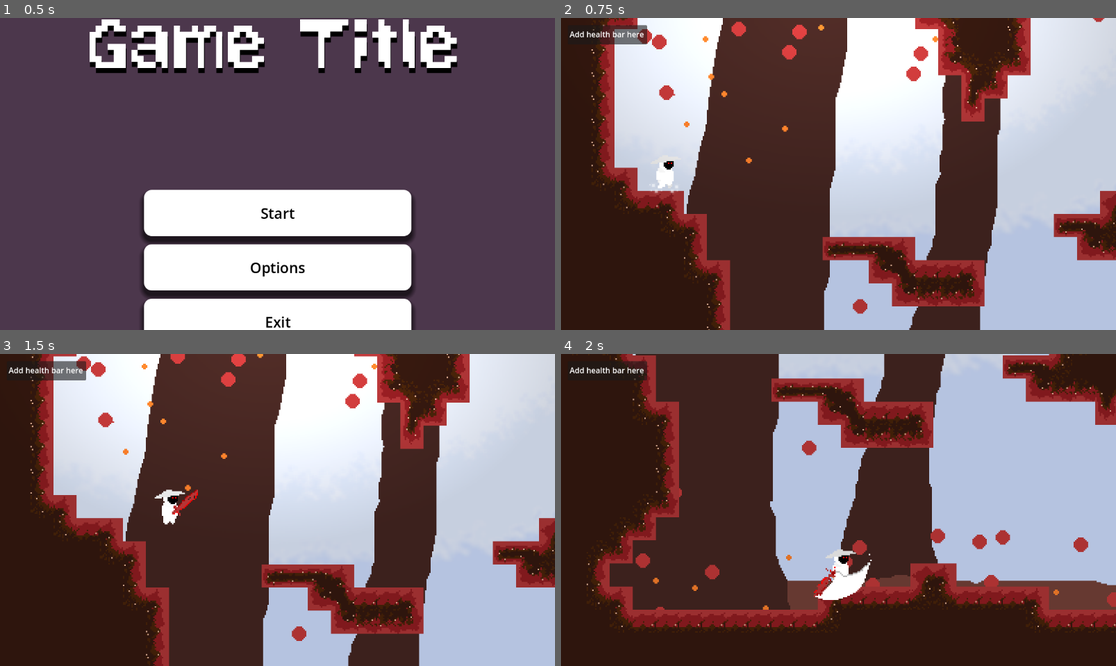
Above: before the commit, frames 1-4 (two rows, left to right).
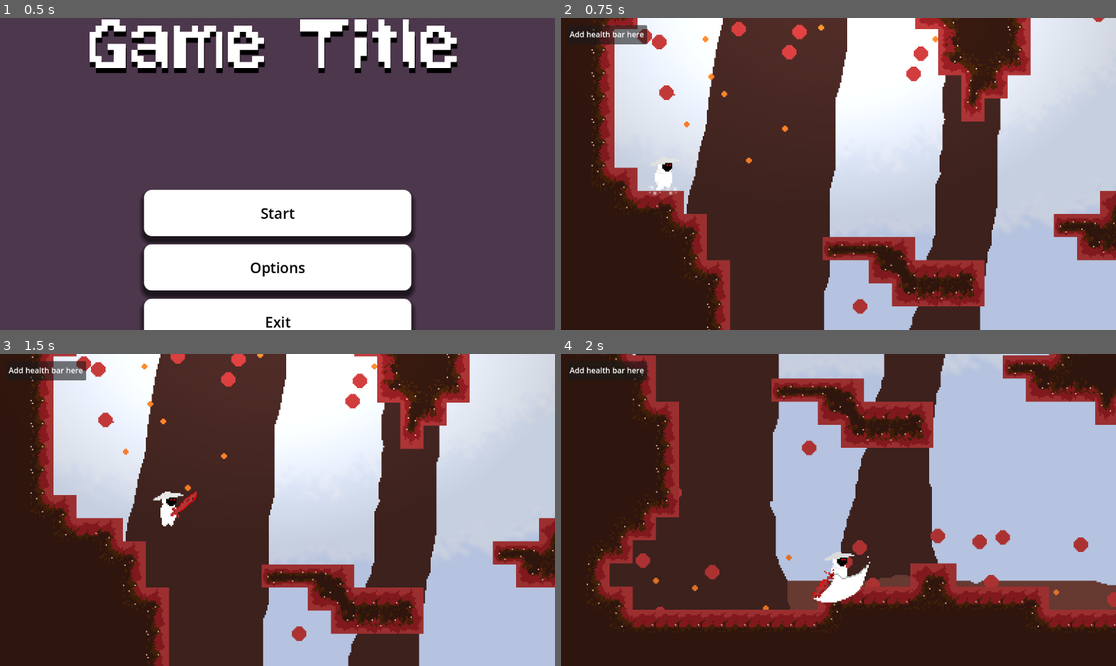
Above: after the commit, the same moments.

Repository: KirstenMayland/color2Dmetroidvania
Game: Godot game, scene res://scenes/gui/main_menu.tscn
The game is run twice, just before and just after one commit, with the same random seed, the same clock (stepped at 60 frames per second) and the same inputs.
Inputs (mouse positions are in pixels of both pictures, inside the frame that each line leads up to):
- Up to frame 1 (0.5 s): no input
- Up to frame 2 (0.75 s): click "Start" at 0.5 s
- Up to frame 3 (1.5 s): move the mouse to (399, 494) at 1.27 s; hold D (move_right) from 1.28 s (still down); click (399, 494) at 1.35 s
- Up to frame 4 (2 s): keep holding D (move_right); tap Space (jump) at 1.52 s

Frame 1 is identical in both runs. In frame 2, 0.1% of the frame differs, in the area x 15-22%, y 45-57%; in frame 3, 0.2%; in frame 4, 0.4%, in the area x 45-57%, y 62-80%.

Commit message:
sprite export fixes

Diff:
--- a/scenes/entities/player.tscn
+++ b/scenes/entities/player.tscn
@@ -11,93 +11,93 @@
 [ext_resource type="PackedScene" uid="uid://dty8yax2de5v4" path="res://scenes/components/hurtbox_component.tscn" id="14_jqlrc"]
 [ext_resource type="PackedScene" uid="uid://dodtc5a30e5v2" path="res://scenes/components/hitbox_component.tscn" id="21_iamod"]
 
-[sub_resource type="AtlasTexture" id="AtlasTexture_0wno3"]
+[sub_resource type="AtlasTexture" id="AtlasTexture_eec2u"]
 atlas = ExtResource("2_jhtnp")
-region = Rect2(0, 0, 24, 27)
-
-[sub_resource type="AtlasTexture" id="AtlasTexture_r278u"]
+region = Rect2(0, 0, 128, 128)
+
+[sub_resource type="AtlasTexture" id="AtlasTexture_ai7qo"]
 atlas = ExtResource("2_jhtnp")
-region = Rect2(24, 0, 24, 27)
-
-[sub_resource type="AtlasTexture" id="AtlasTexture_7uxeh"]
+region = Rect2(128, 0, 128, 128)
+
+[sub_resource type="AtlasTexture" id="AtlasTexture_lnjwh"]
 atlas = ExtResource("2_jhtnp")
-region = Rect2(48, 0, 24, 27)
-
-[sub_resource type="AtlasTexture" id="AtlasTexture_yjmmt"]
+region = Rect2(256, 0, 128, 128)
+
+[sub_resource type="AtlasTexture" id="AtlasTexture_6pvy4"]
 atlas = ExtResource("2_jhtnp")
-region = Rect2(72, 0, 24, 27)
-
-[sub_resource type="AtlasTexture" id="AtlasTexture_780i2"]
+region = Rect2(384, 0, 128, 128)
+
+[sub_resource type="AtlasTexture" id="AtlasTexture_45d5v"]
 atlas = ExtResource("2_jhtnp")
-region = Rect2(96, 0, 24, 27)
-
-[sub_resource type="AtlasTexture" id="AtlasTexture_c4tg7"]
+region = Rect2(512, 0, 128, 128)
+
+[sub_resource type="AtlasTexture" id="AtlasTexture_4yw5k"]
 atlas = ExtResource("2_jhtnp")
-region = Rect2(120, 0, 24, 27)
-
-[sub_resource type="AtlasTexture" id="AtlasTexture_sefit"]
+region = Rect2(640, 0, 128, 128)
+
+[sub_resource type="AtlasTexture" id="AtlasTexture_j87wv"]
 atlas = ExtResource("2_jhtnp")
-region = Rect2(144, 0, 24, 27)
-
-[sub_resource type="AtlasTexture" id="AtlasTexture_tfu57"]
+region = Rect2(768, 0, 128, 128)
+
+[sub_resource type="AtlasTexture" id="AtlasTexture_myt3w"]
 atlas = ExtResource("2_jhtnp")
-region = Rect2(168, 0, 24, 27)
-
-[sub_resource type="AtlasTexture" id="AtlasTexture_cnpoy"]
+region = Rect2(896, 0, 128, 128)
+
+[sub_resource type="AtlasTexture" id="AtlasTexture_iqweb"]
 atlas = ExtResource("2_jhtnp")
-region = Rect2(192, 0, 24, 27)
-
-[sub_resource type="AtlasTexture" id="AtlasTexture_g7471"]
+region = Rect2(1024, 0, 128, 128)
+
+[sub_resource type="AtlasTexture" id="AtlasTexture_htqk5"]
 atlas = ExtResource("2_jhtnp")
-region = Rect2(216, 0, 24, 27)
-
-[sub_resource type="AtlasTexture" id="AtlasTexture_imh7h"]
+region = Rect2(1152, 0, 128, 128)
+
+[sub_resource type="AtlasTexture" id="AtlasTexture_qlv2o"]
 atlas = ExtResource("2_jhtnp")
-region = Rect2(240, 0, 24, 27)
-
-[sub_resource type="AtlasTexture" id="AtlasTexture_rbqtv"]
+region = Rect2(1280, 0, 128, 128)
+
+[sub_resource type="AtlasTexture" id="AtlasTexture_hd8n1"]
 atlas = ExtResource("2_jhtnp")
-region = Rect2(264, 0, 24, 27)
-
-[sub_resource type="AtlasTexture" id="AtlasTexture_pptq1"]
+region = Rect2(1408, 0, 128, 128)
+
+[sub_resource type="AtlasTexture" id="AtlasTexture_356cu"]
 atlas = ExtResource("3_pwt33")
-region = Rect2(24, 0, 24, 27)
-
-[sub_resource type="AtlasTexture" id="AtlasTexture_6fp5b"]
+region = Rect2(128, 0, 128, 128)
+
+[sub_resource type="AtlasTexture" id="AtlasTexture_3ee51"]
 atlas = ExtResource("4_688it")
-region = Rect2(0, 0, 24, 27)
-
-[sub_resource type="AtlasTexture" id="AtlasTexture_4rq1a"]
+region = Rect2(0, 0, 128, 128)
+
+[sub_resource type="AtlasTexture" id="AtlasTexture_3iv8x"]
 atlas = ExtResource("4_688it")
-region = Rect2(24, 0, 24, 27)
-
-[sub_resource type="AtlasTexture" id="AtlasTexture_ki4tf"]
+region = Rect2(128, 0, 128, 128)
+
+[sub_resource type="AtlasTexture" id="AtlasTexture_3oaw1"]
 atlas = ExtResource("4_688it")
-region = Rect2(48, 0, 24, 27)
-
-[sub_resource type="AtlasTexture" id="AtlasTexture_ic8ia"]
+region = Rect2(256, 0, 128, 128)
+
+[sub_resource type="AtlasTexture" id="AtlasTexture_pcgig"]
 atlas = ExtResource("4_688it")
-region = Rect2(72, 0, 24, 27)
-
-[sub_resource type="AtlasTexture" id="AtlasTexture_44qpe"]
+region = Rect2(384, 0, 128, 128)
+
+[sub_resource type="AtlasTexture" id="AtlasTexture_iok1s"]
 atlas = ExtResource("4_688it")
-region = Rect2(96, 0, 24, 27)
-
-[sub_resource type="AtlasTexture" id="AtlasTexture_4cee3"]
+region = Rect2(512, 0, 128, 128)
+
+[sub_resource type="AtlasTexture" id="AtlasTexture_u5lkd"]
 atlas = ExtResource("4_688it")
-region = Rect2(120, 0, 24, 27)
-
-[sub_resource type="AtlasTexture" id="AtlasTexture_jv1h6"]
+region = Rect2(640, 0, 128, 128)
+
+[sub_resource type="AtlasTexture" id="AtlasTexture_c6f7b"]
 atlas = ExtResource("4_688it")
-region = Rect2(144, 0, 24, 27)
-
-[sub_resource type="AtlasTexture" id="AtlasTexture_dgitm"]
+region = Rect2(768, 0, 128, 128)
+
+[sub_resource type="AtlasTexture" id="AtlasTexture_ino62"]
 atlas = ExtResource("4_688it")
-region = Rect2(168, 0, 24, 27)
-
-[sub_resource type="AtlasTexture" id="AtlasTexture_v1pca"]
+region = Rect2(896, 0, 128, 128)
+
+[sub_resource type="AtlasTexture" id="AtlasTexture_jxs05"]
 atlas = ExtResource("4_688it")
-region = Rect2(192, 0, 24, 27)
+region = Rect2(1024, 0, 128, 128)
 
 [sub_resource type="AtlasTexture" id="AtlasTexture_e0d85"]
 atlas = ExtResource("5_av1j8")
@@ -151,76 +151,76 @@
 atlas = ExtResource("6_e6iha")
 region = Rect2(768, 0, 128, 128)
 
-[sub_resource type="AtlasTexture" id="AtlasTexture_i88iw"]
+[sub_resource type="AtlasTexture" id="AtlasTexture_jmssf"]
 atlas = ExtResource("7_of3wd")
-region = Rect2(0, 0, 24, 27)
-
-[sub_resource type="AtlasTexture" id="AtlasTexture_g82ey"]
+region = Rect2(0, 0, 128, 128)
+
+[sub_resource type="AtlasTexture" id="AtlasTexture_w0lsd"]
 atlas = ExtResource("7_of3wd")
-region = Rect2(24, 0, 24, 27)
-
-[sub_resource type="AtlasTexture" id="AtlasTexture_lkohn"]
+region = Rect2(128, 0, 128, 128)
+
+[sub_resource type="AtlasTexture" id="AtlasTexture_6j2ha"]
 atlas = ExtResource("7_of3wd")
-region = Rect2(48, 0, 24, 27)
-
-[sub_resource type="AtlasTexture" id="AtlasTexture_yrqsd"]
+region = Rect2(256, 0, 128, 128)
+
+[sub_resource type="AtlasTexture" id="AtlasTexture_igb6f"]
 atlas = ExtResource("7_of3wd")
-region = Rect2(72, 0, 24, 27)
-
-[sub_resource type="AtlasTexture" id="AtlasTexture_ui7im"]
+region = Rect2(384, 0, 128, 128)
+
+[sub_resource type="AtlasTexture" id="AtlasTexture_gnjy4"]
 atlas = ExtResource("7_of3wd")
-region = Rect2(96, 0, 24, 27)
-
-[sub_resource type="AtlasTexture" id="AtlasTexture_ok5x0"]
+region = Rect2(512, 0, 128, 128)
+
+[sub_resource type="AtlasTexture" id="AtlasTexture_owpts"]
 atlas = ExtResource("7_of3wd")
-region = Rect2(120, 0, 24, 27)
-
-[sub_resource type="AtlasTexture" id="AtlasTexture_yn8q7"]
+region = Rect2(640, 0, 128, 128)
+
+[sub_resource type="AtlasTexture" id="AtlasTexture_7h8cu"]
 atlas = ExtResource("7_of3wd")
-region = Rect2(144, 0, 24, 27)
-
-[sub_resource type="AtlasTexture" id="AtlasTexture_r8dtp"]
+region = Rect2(768, 0, 128, 128)
+
+[sub_resource type="AtlasTexture" id="AtlasTexture_vythm"]
 atlas = ExtResource("7_of3wd")
-region = Rect2(168, 0, 24, 27)
+region = Rect2(896, 0, 128, 128)
 
 [sub_resource type="SpriteFrames" id="SpriteFrames_rbujn"]
 animations = [{
 "frames": [{
 "duration": 1.0,
-"texture": SubResource("AtlasTexture_0wno3")
-}, {
-"duration": 1.0,
-"texture": SubResource("AtlasTexture_r278u")
-}, {
-"duration": 1.0,
-"texture": SubResource("AtlasTexture_7uxeh")
-}, {
-"duration": 1.0,
-"texture": SubResource("AtlasTexture_yjmmt")
-}, {
-"duration": 1.0,
-"texture": SubResource("AtlasTexture_780i2")
-}, {
-"duration": 1.0,
-"texture": SubResource("AtlasTexture_c4tg7")
-}, {
-"duration": 1.0,
-"texture": SubResource("AtlasTexture_sefit")
-}, {
-"duration": 1.0,
-"texture": SubResource("AtlasTexture_tfu57")
-}, {
-"duration": 1.0,
-"texture": SubResource("AtlasTexture_cnpoy")
-}, {
-"duration": 1.0,
-"texture": SubResource("AtlasTexture_g7471")
-}, {
-"duration": 1.0,
-"texture": SubResource("AtlasTexture_imh7h")
-}, {
-"duration": 1.0,
-"texture": SubResource("AtlasTexture_rbqtv")
+"texture": SubResource("AtlasTexture_eec2u")
+}, {
+"duration": 1.0,
+"texture": SubResource("AtlasTexture_ai7qo")
+}, {
+"duration": 1.0,
+"texture": SubResource("AtlasTexture_lnjwh")
+}, {
+"duration": 1.0,
+"texture": SubResource("AtlasTexture_6pvy4")
+}, {
+"duration": 1.0,
+"texture": SubResource("AtlasTexture_45d5v")
+}, {
+"duration": 1.0,
+"texture": SubResource("AtlasTexture_4yw5k")
+}, {
+"duration": 1.0,
+"texture": SubResource("AtlasTexture_j87wv")
+}, {
+"duration": 1.0,
+"texture": SubResource("AtlasTexture_myt3w")
+}, {
+"duration": 1.0,
+"texture": SubResource("AtlasTexture_iqweb")
+}, {
+"duration": 1.0,
+"texture": SubResource("AtlasTexture_htqk5")
+}, {
+"duration": 1.0,
+"texture": SubResource("AtlasTexture_qlv2o")
+}, {
+"duration": 1.0,
+"texture": SubResource("AtlasTexture_hd8n1")
 }],
 "loop": true,
 "name": &"door",
@@ -228,7 +228,7 @@
 }, {
 "frames": [{
 "duration": 1.0,
-"texture": SubResource("AtlasTexture_pptq1")
+"texture": SubResource("AtlasTexture_356cu")
 }],
 "loop": true,
 "name": &"hurt",
@@ -236,31 +236,31 @@
 }, {
 "frames": [{
 "duration": 1.0,
-"texture": SubResource("AtlasTexture_6fp5b")
-}, {
-"duration": 1.0,
-"texture": SubResource("AtlasTexture_4rq1a")
-}, {
-"duration": 1.0,
-"texture": SubResource("AtlasTexture_ki4tf")
-}, {
-"duration": 1.0,
-"texture": SubResource("AtlasTexture_ic8ia")
-}, {
-"duration": 1.0,
-"texture": SubResource("AtlasTexture_44qpe")
-}, {
-"duration": 1.0,
-"texture": SubResource("AtlasTexture_4cee3")
-}, {
-"duration": 1.0,
-"texture": SubResource("AtlasTexture_jv1h6")
-}, {
-"duration": 1.0,
-"texture": SubResource("AtlasTexture_dgitm")
-}, {
-"duration": 1.0,
-"texture": SubResource("AtlasTexture_v1pca")
+"texture": SubResource("AtlasTexture_3ee51")
+}, {
+"duration": 1.0,
+"texture": SubResource("AtlasTexture_3iv8x")
+}, {
+"duration": 1.0,
+"texture": SubResource("AtlasTexture_3oaw1")
+}, {
+"duration": 1.0,
+"texture": SubResource("AtlasTexture_pcgig")
+}, {
+"duration": 1.0,
+"texture": SubResource("AtlasTexture_iok1s")
+}, {
+"duration": 1.0,
+"texture": SubResource("AtlasTexture_u5lkd")
+}, {
+"duration": 1.0,
+"texture": SubResource("AtlasTexture_c6f7b")
+}, {
+"duration": 1.0,
+"texture": SubResource("AtlasTexture_ino62")
+}, {
+"duration": 1.0,
+"texture": SubResource("AtlasTexture_jxs05")
 }],
 "loop": true,
 "name": &"idle",
@@ -342,28 +342,28 @@
 }, {
 "frames": [{
 "duration": 1.0,
-"texture": SubResource("AtlasTexture_i88iw")
-}, {
-"duration": 1.0,
-"texture": SubResource("AtlasTexture_g82ey")
-}, {
-"duration": 1.0,
-"texture": SubResource("AtlasTexture_lkohn")
-}, {
-"duration": 1.0,
-"texture": SubResource("AtlasTexture_yrqsd")
-}, {
-"duration": 1.0,
-"texture": SubResource("AtlasTexture_ui7im")
-}, {
-"duration": 1.0,
-"texture": SubResource("AtlasTexture_ok5x0")
-}, {
-"duration": 1.0,
-"texture": SubResource("AtlasTexture_yn8q7")
-}, {
-"duration": 1.0,
-"texture": SubResource("AtlasTexture_r8dtp")
+"texture": SubResource("AtlasTexture_jmssf")
+}, {
+"duration": 1.0,
+"texture": SubResource("AtlasTexture_w0lsd")
+}, {
+"duration": 1.0,
+"texture": SubResource("AtlasTexture_6j2ha")
+}, {
+"duration": 1.0,
+"texture": SubResource("AtlasTexture_igb6f")
+}, {
+"duration": 1.0,
+"texture": SubResource("AtlasTexture_gnjy4")
+}, {
+"duration": 1.0,
+"texture": SubResource("AtlasTexture_owpts")
+}, {
+"duration": 1.0,
+"texture": SubResource("AtlasTexture_7h8cu")
+}, {
+"duration": 1.0,
+"texture": SubResource("AtlasTexture_vythm")
 }],
 "loop": true,
 "name": &"walk",
@@ -1059,10 +1059,9 @@
 script = ExtResource("1_m4g60")
 
 [node name="AnimatedSprite2D" type="AnimatedSprite2D" parent="."]
-position = Vector2(1, -2)
+position = Vector2(0, -0.5)
 sprite_frames = SubResource("SpriteFrames_rbujn")
 animation = &"slash"
-frame = 1
 
 [node name="AnimationPlayer" type="AnimationPlayer" parent="."]
 libraries = {
@@ -1094,6 +1093,7 @@
 max_health = 100.0
 
 [node name="HurtboxComponent" parent="." node_paths=PackedStringArray("health_component", "invulnerablilty_timer") instance=ExtResource("14_jqlrc")]
+visible = false
 collision_layer = 4
 collision_mask = 4
 health_component = NodePath("../HealthComponent")
@@ -1104,6 +1104,7 @@
 shape = SubResource("RectangleShape2D_yejrp")
 
 [node name="HitboxComponent" parent="." instance=ExtResource("21_iamod")]
+visible = false
 collision_layer = 2
 collision_mask = 2
 damage_dealt = 40
--- a/scenes/gui/pause_menu.tscn
+++ b/scenes/gui/pause_menu.tscn
@@ -93,7 +93,7 @@
 theme_override_styles/hover = SubResource("StyleBoxFlat_au7nd")
 theme_override_styles/pressed = SubResource("StyleBoxFlat_jslor")
 theme_override_styles/focus = SubResource("StyleBoxEmpty_8tk5j")
-text = "Exit to Main Menu"
+text = "Exit Game"
 
 [connection signal="pressed" from="VBoxContainer/ResumeButton" to="." method="_on_resume_button_pressed"]
 [connection signal="pressed" from="VBoxContainer/ExitButton" to="." method="_on_exit_button_pressed"]
--- a/scripts/autoload/scene_manager.gd
+++ b/scripts/autoload/scene_manager.gd
@@ -7,7 +7,6 @@
 
 func change_scene(from, to_scene_name: String) -> void:
 	last_scene_name = from.name
-	print(last_scene_name)
 
 	core = from.core
 	core.get_parent().remove_child(core)
--- a/scripts/gui/pause_menu.gd
+++ b/scripts/gui/pause_menu.gd
@@ -9,7 +9,13 @@
 
 func _on_exit_button_pressed():
 	pauseMenu()
-	get_tree().change_scene_to_file("res://scenes/gui/main_menu.tscn")
+	get_tree().quit()
+
+	# TODO: change button so that it brings back to main menu
+	#
+	# fix bug where it crashes after 1) starting game and switching scenes
+	# 2) pausing and exitting to main menu 3) trying to start again
+	# get_tree().change_scene_to_file("res://scenes/gui/main_menu.tscn")
 
 
 func _process(delta):
Binary file changed: assets/entities/player/player2.0-Door.png
Binary file changed: assets/entities/player/player2.0-Hurt.png
Binary file changed: assets/entities/player/player2.0-Idle.png
Binary file changed: assets/entities/player/player2.0-Walk.png
Binary file changed: assets/entities/player/player2.0.aseprite
Not shown, changed: text/CREATIVE.md
Not shown, changed: text/TODO.md
